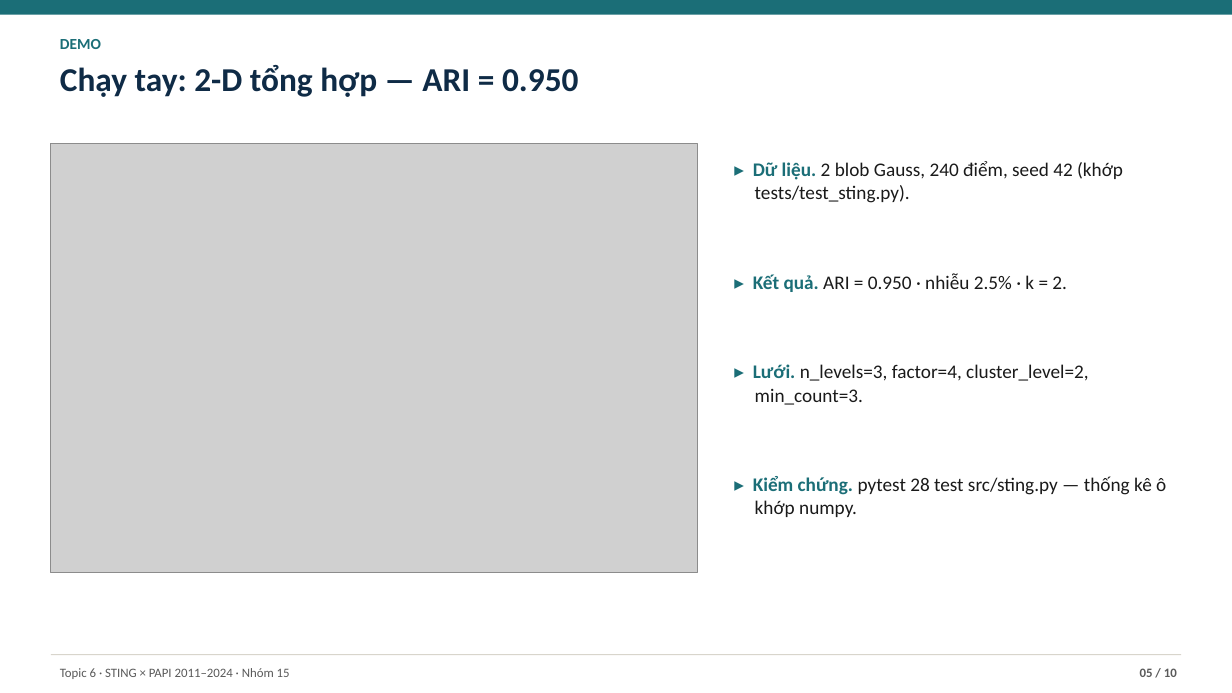
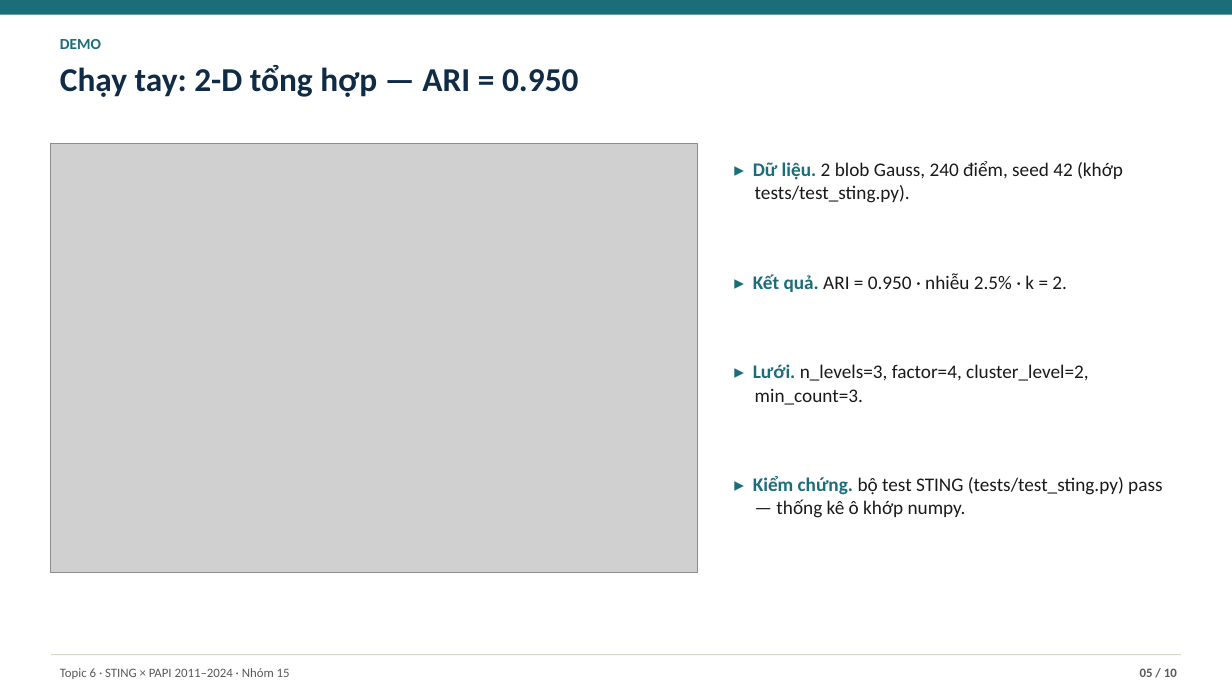
Before and after one commit to JasonTM17/Grid_Based_Sociology, a slide deck: slide 5 of slides/submission.pptx. Drawn at 1232x693 pixels with LibreOffice and Linux fonts; fonts in the diff are those of the drawing; grey boxes stand for pictures. Boxes give left, top, right and bottom in pixels: in the first picture for what was removed or moved away, otherwise in the second. Text is boxed around its words. In the diff, an @@ line names an element or a change of style, - is before the commit and + after.

Commit message:
fix: remove the stale test count from the deck and describe the notebook checks exactly

```diff
--- a/slides/submission.pptx
+++ b/slides/submission.pptx
@@ text at box(753, 476, 1162, 518): text changed @@
-▸ Kiểm chứng. pytest 28 test src/sting.py — thống kê ô khớp numpy.
+▸ Kiểm chứng. bộ test STING (tests/test_sting.py) pass — thống kê ô khớp numpy.
```
Also in this commit, not shown: 3 other files.
